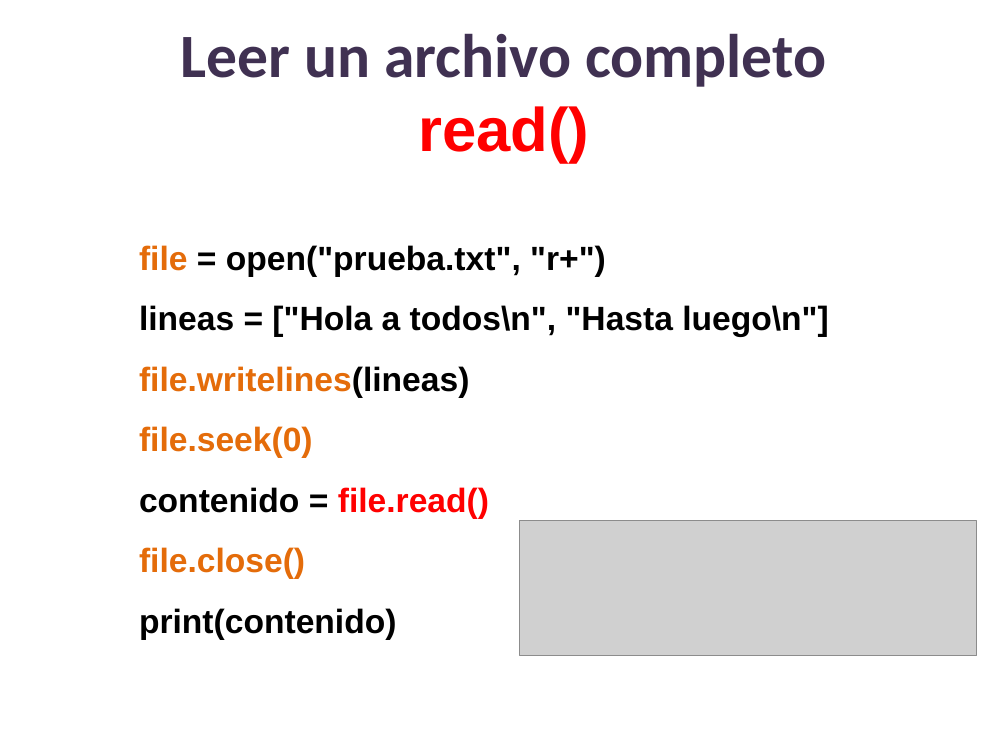
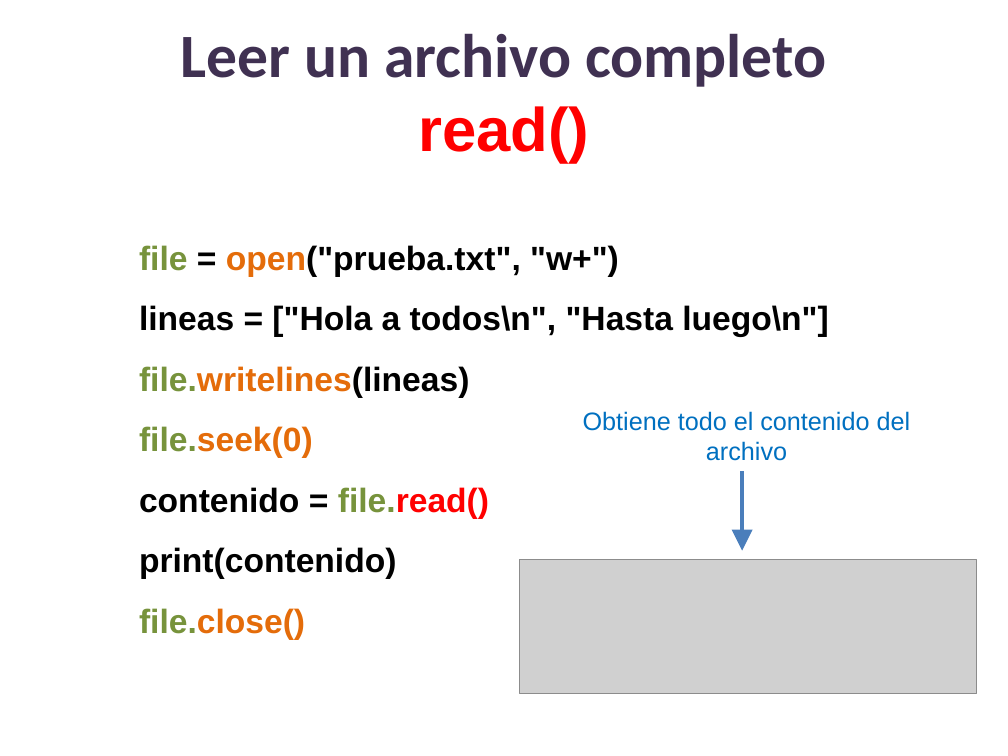
Before and after one commit to lizetheP/PensamientoC, a slide deck: slide 11 of CalendarioAgo20L/presentaciones/12_Archivos.pptx. Drawn at 1008x756 pixels with LibreOffice and Linux fonts; fonts in the diff are those of the drawing; grey boxes stand for pictures. Boxes give left, top, right and bottom in pixels: in the first picture for what was removed or moved away, otherwise in the second. Text is boxed around its words. In the diff, an @@ line names an element or a change of style, - is before the commit and + after.

```diff
--- a/CalendarioAgo20L/presentaciones/12_Archivos.pptx
+++ b/CalendarioAgo20L/presentaciones/12_Archivos.pptx
@@ text at [139,245,619,277]: text changed @@
-file = open("prueba.txt", "r+")
+file = open("prueba.txt", "w+")
@@ text at [139,366,489,640]: text colour #E46C0A to #77933C in "file.writelines(lineas)", "file.seek(0)", "file.close()"; text colour #FF0000 to #77933C in "file.read()" @@
@@ text added at [583,411,911,461], 18 pt, text #0070C0 @@
+Obtiene todo el contenido del archivo
@@ arrow added from (742, 471) to (742, 550), #4B7EBC 3 pt @@
@@ text at [139,547,396,579]: paragraph added @@
+print(contenido)
@@ picture: place and size @@
-picture at [520,521,977,656]
+picture at [520,559,977,695]
@@ text at [139,608,396,640]: paragraph removed @@
-print(contenido)
```
Also in this commit, not shown: 15 other slides changed, 3 slides removed, 2 other files.
